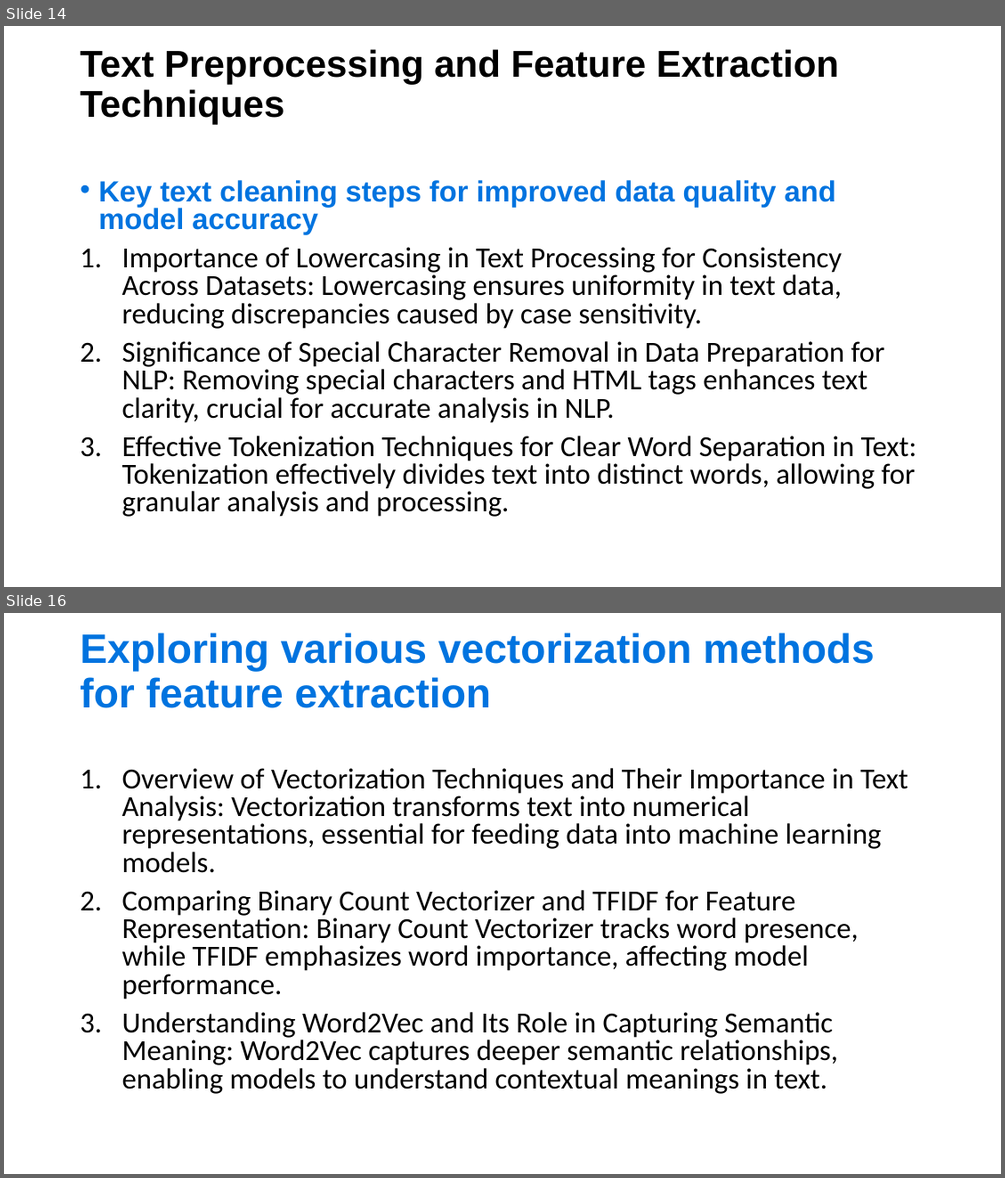
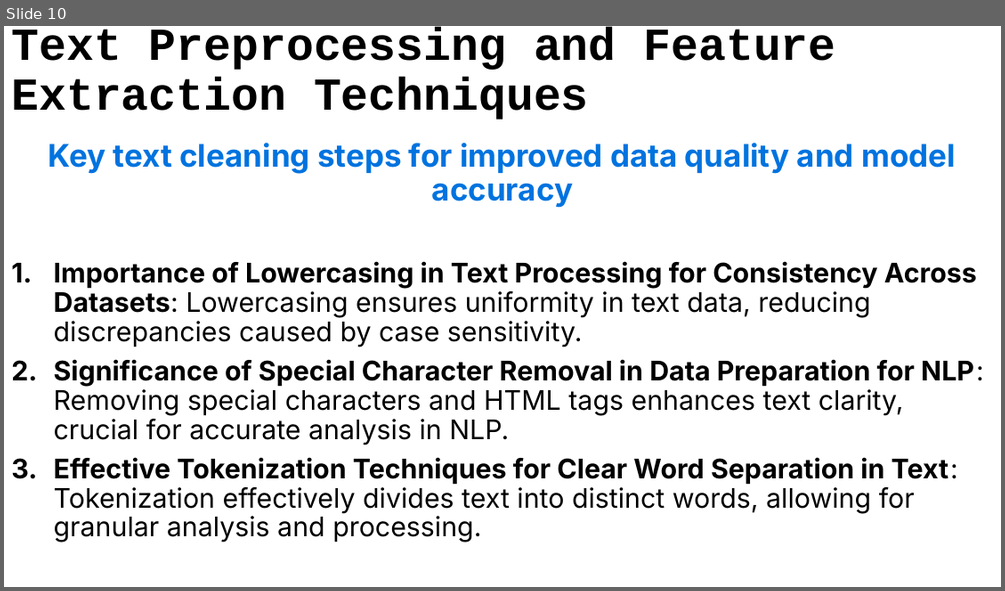
Before and after one commit to nteitsnik/ML_P2, a slide deck: Fake News Detection with Machine Learning.pptx. Shown one above the other, each under a label of ours: slides 14 and 16 before the commit, slide 10 after it; the slides between them are not shown. The pictures are 1005x1178 and 1005x591 pixels, drawn with LibreOffice and Linux fonts; fonts in the diff are those of the drawing. Boxes give left, top, right and bottom in pixels: in the first picture for what was removed or moved away, otherwise in the second. Text is boxed around its words. In the diff, an @@ line names an element or a change of style, - is before the commit and + after.

```diff
--- a/Fake News Detection with Machine Learning.pptx
+++ b/Fake News Detection with Machine Learning.pptx
@@ slide 16 removed at <box>4,613,1001,1174</box>, background #FFFFFF @@
@@ title removed at <box>80,633,874,708</box> @@
-Exploring various vectorization methods for feature extraction
@@ text removed at <box>122,768,908,1094</box> @@
-1. Overview of Vectorization Techniques and Their Importance in Text Analysis: Vectorization transforms text into numerical representations, essential for feeding data into machine learning models.
-2. Comparing Binary Count Vectorizer and TFIDF for Feature Representation: Binary Count Vectorizer tracks word presence, while TFIDF emphasizes word importance, affecting model performance.
-3. Understanding Word2Vec and Its Role in Capturing Semantic Meaning: Word2Vec captures deeper semantic relationships, enabling models to understand contextual meanings in text.
@@ what was slide 14 is now slide 10 @@
@@ slide 10 changed as well @@
@@ title "Text Preprocessing and Feature Extraction ...": place and size @@
-title "Text Preprocessing and Feature Extraction ..." at <box>80,49,839,125</box>
+title "Text Preprocessing and Feature Extraction ..." at <box>11,27,836,119</box>
@@ title "Text Preprocessing and Feature Extraction ..." at <box>11,27,836,119</box>: size 36 to 44.1 pt, font Arial to Courier New @@
@@ text "Key text cleaning steps for ...": place and size @@
-text "Key text cleaning steps for ..." at <box>98,180,917,516</box>
+text "Key text cleaning steps for ..." at <box>48,143,984,542</box>
@@ text "Key text cleaning steps for ..." at <box>48,143,984,542</box>: size 28 to 30 pt, font Arial to Inter in "Key text cleaning steps for improved data ..."; size 28 to 26 pt, font Calibri to Inter, bold on in "Importance of Lowercasing in Text Processing for ...", "Significance of Special Character Removal in Data ...", "Effective Tokenization Techniques for Clear Word Separation ..."; alignment left to centre; bullet • to none; line spacing 0.8 to 0.9 @@
```
Also in this commit, not shown: 7 other slides changed, 13 slides added, 13 other slides removed.
